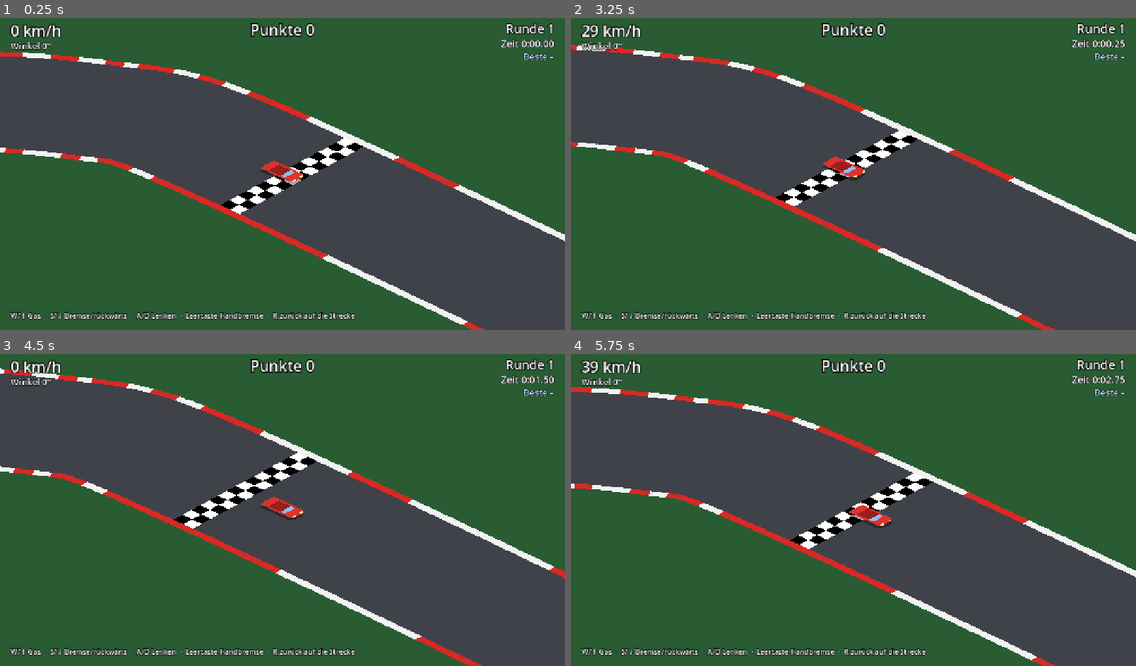
Above: before the commit, frames 1-4 (two rows, left to right).
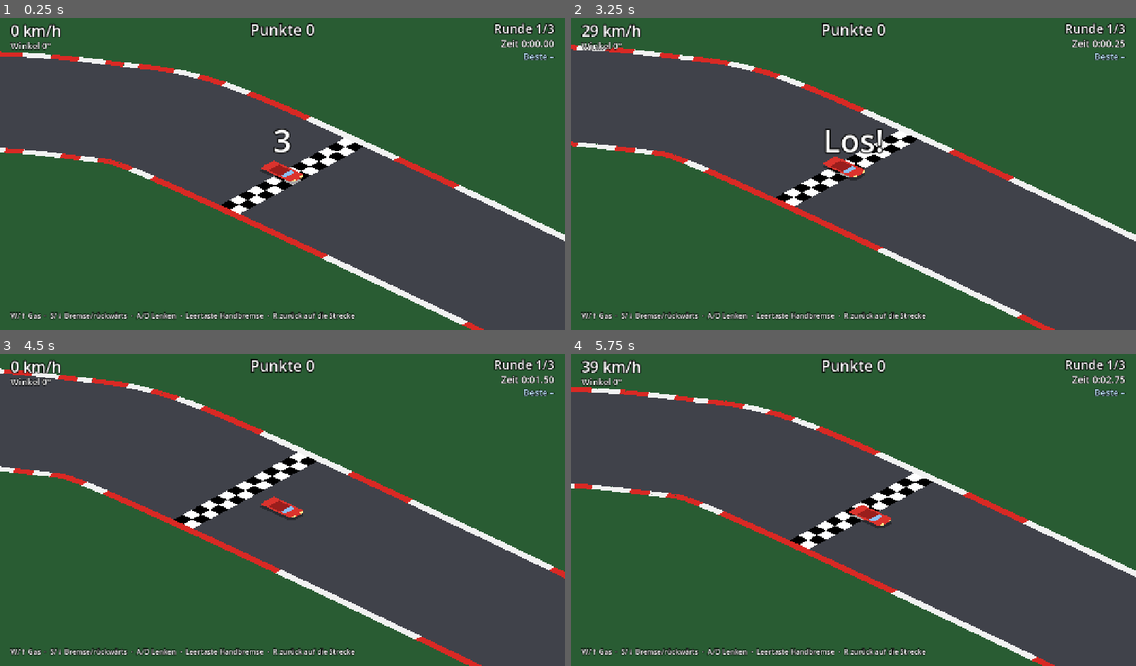
Above: after the commit, the same moments.

Repository: Mayo73/agenthub-backup
Game: Godot game, scene res://scenes/main.tscn
Same seed, same stepped clock (60 frames per second), same inputs: the game is played once before the commit and once after it.
Inputs:
- Up to frame 1 (0.25 s): no input
- Up to frame 2 (3.25 s): tap Enter (neustart) at 0.5, 2, 2.75, 2.85 s; hold D (rechts) 0.53-1.28 s; hold S (bremse) 0.53-1.28 s; hold Down 1.28-2.03 s; tap W (gas) at 1.35 s; hold D (rechts) 2.03-2.78 s; hold Space (handbremse) 2.03-2.78 s; hold Up from 2.78 s (still down)
- Up to frame 3 (4.5 s): release Up at 3.53 s; hold A (links) from 3.53 s (still down); tap R (zuruecksetzen) at 3.6 s; tap Keypad Enter at 4.35 s
- Up to frame 4 (5.75 s): release A (links) at 5.03 s; hold Down from 5.03 s (still down); hold S (bremse) from 5.03 s (still down)

The runs differ from the first frame. In frame 1, 0.4% of the frame differs, in the area x 48-99%, y 1-44%; in frame 2, 0.7%, in the area x 45-99%, y 1-44%; in frame 3, 0.3%; in frame 4, 0.3%.

Commit message:
T-0012: Countdown und Ergebnis im HUD anzeigen
Erstellt vom lokalen Agent (Modell qwen3.5:35b-a3b, Versuch 1 von 3).

Diff:
--- a/scenes/main.tscn
+++ b/scenes/main.tscn
@@ -133,3 +133,36 @@
 theme_override_constants/outline_size = 5
 theme_override_font_sizes/font_size = 16
 text = "W/↑ Gas  ·  S/↓ Bremse/rückwärts  ·  A/D Lenken  ·  Leertaste Handbremse  ·  R zurück auf die Strecke"
+
+[node name="Countdown" type="Label" parent="HUD"]
+anchors_preset = 8
+anchor_left = 0.5
+anchor_top = 0.5
+anchor_right = 0.5
+anchor_bottom = 0.5
+offset_left = -200.0
+offset_top = -120.0
+offset_right = 200.0
+offset_bottom = -20.0
+theme_override_colors/font_outline_color = Color(0, 0, 0, 1)
+theme_override_constants/outline_size = 10
+theme_override_font_sizes/font_size = 72
+horizontal_alignment = 1
+vertical_alignment = 1
+
+[node name="Result" type="Label" parent="HUD"]
+visible = false
+anchors_preset = 8
+anchor_left = 0.5
+anchor_top = 0.5
+anchor_right = 0.5
+anchor_bottom = 0.5
+offset_left = -250.0
+offset_top = -110.0
+offset_right = 250.0
+offset_bottom = 110.0
+theme_override_colors/font_outline_color = Color(0, 0, 0, 1)
+theme_override_constants/outline_size = 8
+theme_override_font_sizes/font_size = 32
+horizontal_alignment = 1
+vertical_alignment = 1
--- a/scripts/hud.gd
+++ b/scripts/hud.gd
@@ -13,6 +13,8 @@
 @onready var lap_label: Label = $Lap
 @onready var time_label: Label = $Time
 @onready var best_label: Label = $Best
+@onready var countdown_label: Label = $Countdown
+@onready var result_label: Label = $Result
 
 
 func show_car(car: CarPhysics) -> void:
@@ -30,6 +32,13 @@
 
 
 func show_laps(timer: LapTimer) -> void:
-	lap_label.text = "Runde %d" % (timer.lap + 1)
+	lap_label.text = "Runde %d/%d" % [mini(timer.lap + 1, RaceState.TOTAL_LAPS), RaceState.TOTAL_LAPS]
 	time_label.text = "Zeit " + LapTimer.format_time(timer.current_time)
 	best_label.text = "Beste " + LapTimer.format_time(timer.best_lap_time)
+
+
+func show_race(race: RaceState, points: int) -> void:
+	countdown_label.text = race.countdown_text()
+	result_label.visible = race.phase == RaceState.Phase.FINISHED
+	if result_label.visible:
+		result_label.text = race.result_text(points)
--- a/scripts/main.gd
+++ b/scripts/main.gd
@@ -40,6 +40,7 @@
 		lap_timer.update(delta, track.path.progress_at(pos))
 	hud.show_score(scorer)
 	hud.show_laps(lap_timer)
+	hud.show_race(race, scorer.total)
 
 	if race.phase == RaceState.Phase.FINISHED and Input.is_action_just_pressed("neustart"):
 		restart()
--- a/tests/test_main_wiring.gd
+++ b/tests/test_main_wiring.gd
@@ -33,3 +33,20 @@
 	check(main.race.phase == RaceState.Phase.COUNTDOWN,
 	      "main.race.phase ist COUNTDOWN nach restart()")
 	check(main.scorer.total == 0, "main.scorer.total ist 0 nach restart()")
+
+
+func test_rennanzeige() -> void:
+	check(main.hud.has_method("show_race"), "HUD hat show_race")
+
+	main.hud.show_race(main.race, 0)
+	check_eq(main.hud.countdown_label.text, "3", "Countdown beginnt mit '3'")
+	check(not main.hud.result_label.visible, "Result-Label ist unsichtbar während Countdown")
+
+	main.race.phase = RaceState.Phase.FINISHED
+	main.hud.show_race(main.race, 42)
+	check(main.hud.result_label.visible, "Result-Label ist sichtbar nach FINISHED")
+	check(main.hud.result_label.text.contains("Punkte 42"), "Ergebnis enthält Punktezahl 42")
+
+	main.lap_timer = LapTimer.new(100.0)
+	main.hud.show_laps(main.lap_timer)
+	check_eq(main.hud.lap_label.text, "Runde 1/3", "Rundenanzeige mit Gesamtrundenzahl")
